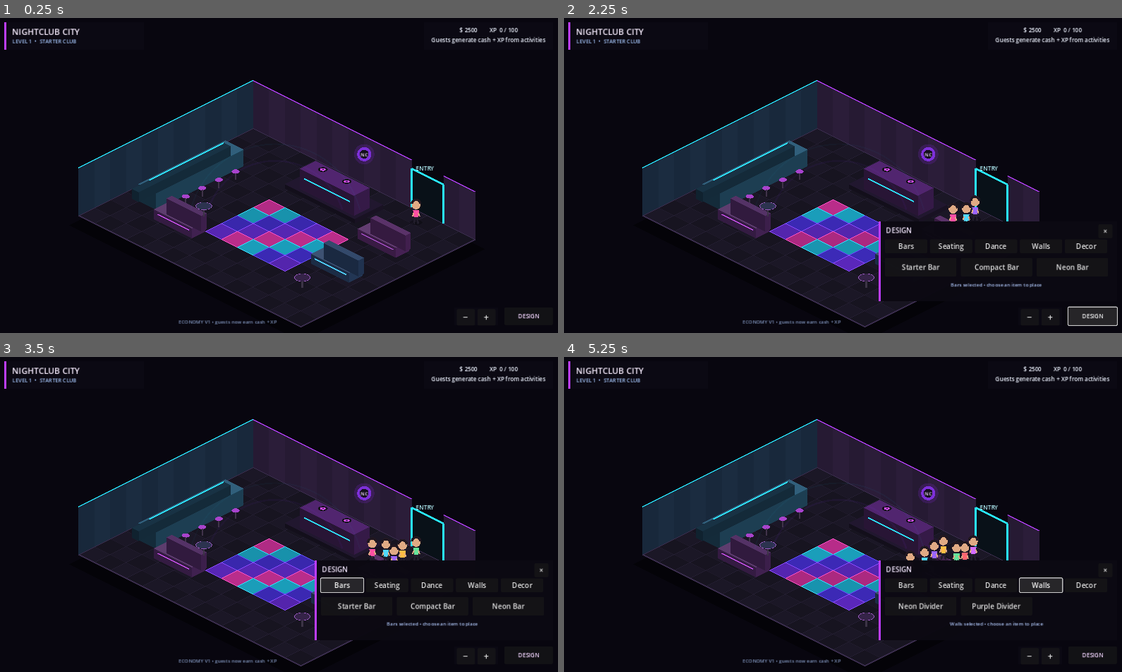
Above: before the commit, frames 1-4 (two rows, left to right).
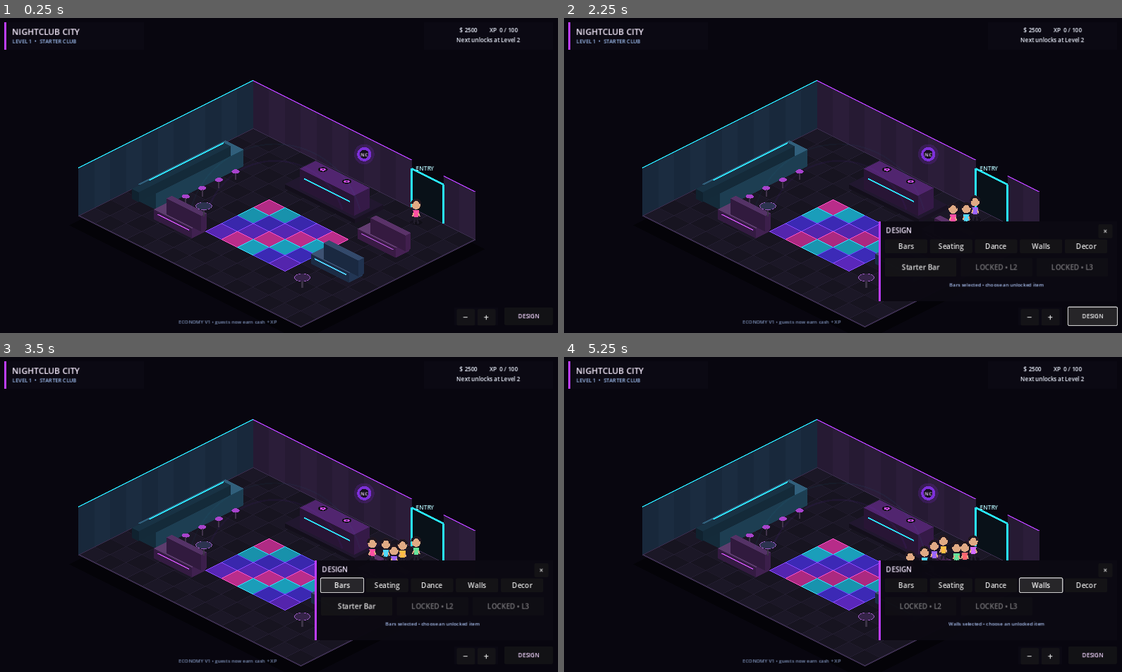
Above: after the commit, the same moments.

Repository: 22crob/Nightclub-City
Game: Godot game, scene res://scenes/main.tscn
Same seed, same stepped clock (60 frames per second), same inputs: the game is played once before the commit and once after it.
Inputs:
- Up to frame 1 (0.25 s): no input
- Up to frame 2 (2.25 s): click "−" at 0.5 s; click "+" at 1.25 s; click "DESIGN" at 2 s
- Up to frame 3 (3.5 s): click "Bars" at 2.75 s
- Up to frame 4 (5.25 s): click "Seating" at 3.5 s; click "Dance" at 4.25 s; click "Walls" at 5 s

The runs differ from the first frame. In frame 1, 0.2% of the frame differs, in the area x 77-98%, y 6-9%; in frame 2, 0.5%; in frame 3, 0.5%; in frame 4, 0.6%, in the area x 59-98%, y 6-86%.

Commit message:
Add level progression and design unlocks

Diff:
--- a/godot/scripts/main.gd
+++ b/godot/scripts/main.gd
@@ -28,6 +28,10 @@
 @onready var delete_button: Button = $HUD/SelectionPanel/Delete
 @onready var done_button: Button = $HUD/SelectionPanel/Done
 @onready var stats_label: Label = $HUD/StatsPanel/Stats
+@onready var club_status_label: Label = $HUD/BrandPanel/Status
+@onready var level_up_panel: ColorRect = $HUD/LevelUpPanel
+@onready var level_up_title: Label = $HUD/LevelUpPanel/Title
+@onready var level_up_detail: Label = $HUD/LevelUpPanel/Detail
 
 var dragging: bool = false
 var zoom_level: float = 1.0
@@ -43,36 +47,41 @@
 const NPC_SPEED: float = 0.95
 const NPC_PERSONAL_SPACE: float = 0.42
 const NO_SPOT: Vector2 = Vector2(-99.0, -99.0)
+const LEVEL_2_XP: int = 100
+const LEVEL_3_XP: int = 250
+const MAX_TEST_LEVEL: int = 3
 
 var npc_agents: Array = []
 var npc_cycle_count: int = 0
 var cash: int = 2500
 var xp: int = 0
 var completed_activities: int = 0
+var current_level: int = 1
+var level_up_timer: float = 0.0
 
 var item_catalog: Dictionary = {
 	"Bars": [
-		{"id": "starter_bar", "name": "Starter Bar", "w": 1, "d": 3, "kind": "bar", "color": Color("#2f6582")},
-		{"id": "compact_bar", "name": "Compact Bar", "w": 2, "d": 2, "kind": "bar", "color": Color("#5b337b")},
-		{"id": "neon_bar", "name": "Neon Bar", "w": 1, "d": 4, "kind": "bar", "color": Color("#315f78")}
+		{"id": "starter_bar", "name": "Starter Bar", "w": 1, "d": 3, "kind": "bar", "unlock_level": 1, "color": Color("#2f6582")},
+		{"id": "compact_bar", "name": "Compact Bar", "w": 2, "d": 2, "kind": "bar", "unlock_level": 2, "color": Color("#5b337b")},
+		{"id": "neon_bar", "name": "Neon Bar", "w": 1, "d": 4, "kind": "bar", "unlock_level": 3, "color": Color("#315f78")}
 	],
 	"Seating": [
-		{"id": "booth", "name": "Lounge Booth", "w": 2, "d": 1, "kind": "seat", "color": Color("#5b2d70")},
-		{"id": "sofa", "name": "Club Sofa", "w": 2, "d": 1, "kind": "seat", "color": Color("#294a70")},
-		{"id": "chair", "name": "Accent Chair", "w": 1, "d": 1, "kind": "seat", "color": Color("#7a3f82")}
+		{"id": "booth", "name": "Lounge Booth", "w": 2, "d": 1, "kind": "seat", "unlock_level": 1, "color": Color("#5b2d70")},
+		{"id": "sofa", "name": "Club Sofa", "w": 2, "d": 1, "kind": "seat", "unlock_level": 2, "color": Color("#294a70")},
+		{"id": "chair", "name": "Accent Chair", "w": 1, "d": 1, "kind": "seat", "unlock_level": 3, "color": Color("#7a3f82")}
 	],
 	"Dance": [
-		{"id": "dance_tile", "name": "Dance Tile", "w": 1, "d": 1, "kind": "dance", "color": Color("#7c36ff")},
-		{"id": "dance_block", "name": "2x2 Dance Floor", "w": 2, "d": 2, "kind": "dance", "color": Color("#ff3ebf")}
+		{"id": "dance_tile", "name": "Dance Tile", "w": 1, "d": 1, "kind": "dance", "unlock_level": 1, "color": Color("#7c36ff")},
+		{"id": "dance_block", "name": "2x2 Dance Floor", "w": 2, "d": 2, "kind": "dance", "unlock_level": 2, "color": Color("#ff3ebf")}
 	],
 	"Walls": [
-		{"id": "neon_divider", "name": "Neon Divider", "w": 2, "d": 1, "kind": "wall", "color": Color("#2ddfff")},
-		{"id": "purple_divider", "name": "Purple Divider", "w": 2, "d": 1, "kind": "wall", "color": Color("#a13dff")}
+		{"id": "neon_divider", "name": "Neon Divider", "w": 2, "d": 1, "kind": "wall", "unlock_level": 2, "color": Color("#2ddfff")},
+		{"id": "purple_divider", "name": "Purple Divider", "w": 2, "d": 1, "kind": "wall", "unlock_level": 3, "color": Color("#a13dff")}
 	],
 	"Decor": [
-		{"id": "round_table", "name": "Round Table", "w": 1, "d": 1, "kind": "table", "color": Color("#4b335e")},
-		{"id": "neon_pillar", "name": "Neon Pillar", "w": 1, "d": 1, "kind": "pillar", "color": Color("#28dfff")},
-		{"id": "purple_pillar", "name": "Purple Pillar", "w": 1, "d": 1, "kind": "pillar", "color": Color("#c24cff")}
+		{"id": "round_table", "name": "Round Table", "w": 1, "d": 1, "kind": "table", "unlock_level": 1, "color": Color("#4b335e")},
+		{"id": "neon_pillar", "name": "Neon Pillar", "w": 1, "d": 1, "kind": "pillar", "unlock_level": 2, "color": Color("#28dfff")},
+		{"id": "purple_pillar", "name": "Purple Pillar", "w": 1, "d": 1, "kind": "pillar", "unlock_level": 3, "color": Color("#c24cff")}
 	]
 }
 
@@ -90,7 +99,7 @@
 ]
 
 func _ready() -> void:
-	print("Nightclub City Economy + XP v1 loaded.")
+	print("Nightclub City Level Progression v1 loaded.")
 	zoom_out_button.pressed.connect(_zoom_out)
 	zoom_in_button.pressed.connect(_zoom_in)
 	design_button.pressed.connect(_toggle_design_drawer)
@@ -109,6 +118,7 @@
 	done_button.pressed.connect(_deselect_object)
 	_load_layout()
 	_load_economy()
+	current_level = _level_for_xp(xp)
 	_initialize_npcs()
 	_update_stats_hud()
 	_set_category("Bars")
@@ -117,6 +127,12 @@
 func _process(delta: float) -> void:
 	anim_time += delta
 	_update_npcs(delta)
+
+	if level_up_timer > 0.0:
+		level_up_timer -= delta
+		if level_up_timer <= 0.0:
+			level_up_panel.visible = false
+
 	queue_redraw()
 
 func _unhandled_input(event: InputEvent) -> void:
@@ -461,23 +477,43 @@
 func _set_category(category: String) -> void:
 	selected_category = category
 	_cancel_placement()
-	var items: Array = item_catalog[category]
+	_refresh_design_buttons()
+	design_hint.text = category + " selected • choose an unlocked item"
+
+func _refresh_design_buttons() -> void:
+	var items: Array = item_catalog[selected_category]
 	var buttons: Array[Button] = [item_button_1, item_button_2, item_button_3]
+
 	for i in range(buttons.size()):
-		if i < items.size():
-			buttons[i].visible = true
-			buttons[i].text = str(items[i]["name"])
+		if i >= items.size():
+			buttons[i].visible = false
+			continue
+
+		var item: Dictionary = items[i]
+		var unlock_level: int = int(item.get("unlock_level", 1))
+		var unlocked: bool = current_level >= unlock_level
+		buttons[i].visible = true
+		buttons[i].disabled = not unlocked
+
+		if unlocked:
+			buttons[i].text = str(item["name"])
 		else:
-			buttons[i].visible = false
-	design_hint.text = category + " selected • choose an item to place"
+			buttons[i].text = "LOCKED • L" + str(unlock_level)
 
 func _select_item(index: int) -> void:
 	var items: Array = item_catalog[selected_category]
 	if index < 0 or index >= items.size():
 		return
+
+	var item: Dictionary = items[index]
+	var unlock_level: int = int(item.get("unlock_level", 1))
+	if current_level < unlock_level:
+		design_hint.text = str(item["name"]) + " unlocks at Level " + str(unlock_level)
+		return
+
 	moving_object_index = -1
 	_deselect_object()
-	current_item = items[index].duplicate(true)
+	current_item = item.duplicate(true)
 	hover_tile = _world_to_tile(get_global_mouse_position())
 	design_hint.text = str(current_item["name"]) + " selected • click floor to place • right-click/Esc cancels"
 	queue_redraw()
@@ -1265,14 +1301,48 @@
 		cash_reward = 9
 		xp_reward = 3
 
+	var previous_level: int = current_level
 	cash += cash_reward
 	xp += xp_reward
 	completed_activities += 1
+	current_level = _level_for_xp(xp)
+
+	if current_level > previous_level:
+		_show_level_up(current_level)
+
 	_update_stats_hud()
 	_save_economy()
 
 func _update_stats_hud() -> void:
-	stats_label.text = "$ " + str(cash) + "        XP  " + str(xp) + " / 100\nGuests generate cash + XP from activities"
+	club_status_label.text = "LEVEL " + str(current_level) + "  •  STARTER CLUB"
+
+	if current_level == 1:
+		stats_label.text = "$ " + str(cash) + "        XP  " + str(xp) + " / " + str(LEVEL_2_XP) + "\nNext unlocks at Level 2"
+	elif current_level == 2:
+		stats_label.text = "$ " + str(cash) + "        XP  " + str(xp) + " / " + str(LEVEL_3_XP) + "\nNext unlocks at Level 3"
+	else:
+		stats_label.text = "$ " + str(cash) + "        XP  " + str(xp) + "  •  LEVEL 3\nProgression test cap reached"
+
+func _level_for_xp(total_xp: int) -> int:
+	if total_xp >= LEVEL_3_XP:
+		return 3
+	if total_xp >= LEVEL_2_XP:
+		return 2
+	return 1
+
+func _show_level_up(new_level: int) -> void:
+	level_up_title.text = "LEVEL UP!  LEVEL " + str(new_level)
+	level_up_detail.text = _unlock_summary_for_level(new_level)
+	level_up_panel.visible = true
+	level_up_timer = 3.5
+	_refresh_design_buttons()
+
+func _unlock_summary_for_level(level: int) -> String:
+	if level == 2:
+		return "Unlocked: Compact Bar • Club Sofa • 2x2 Dance Floor • Neon Divider • Neon Pillar"
+	if level == 3:
+		return "Unlocked: Neon Bar • Accent Chair • Purple Divider • Purple Pillar"
+	return "New club items unlocked"
 
 func _save_economy() -> void:
 	var save_data: Dictionary = {
